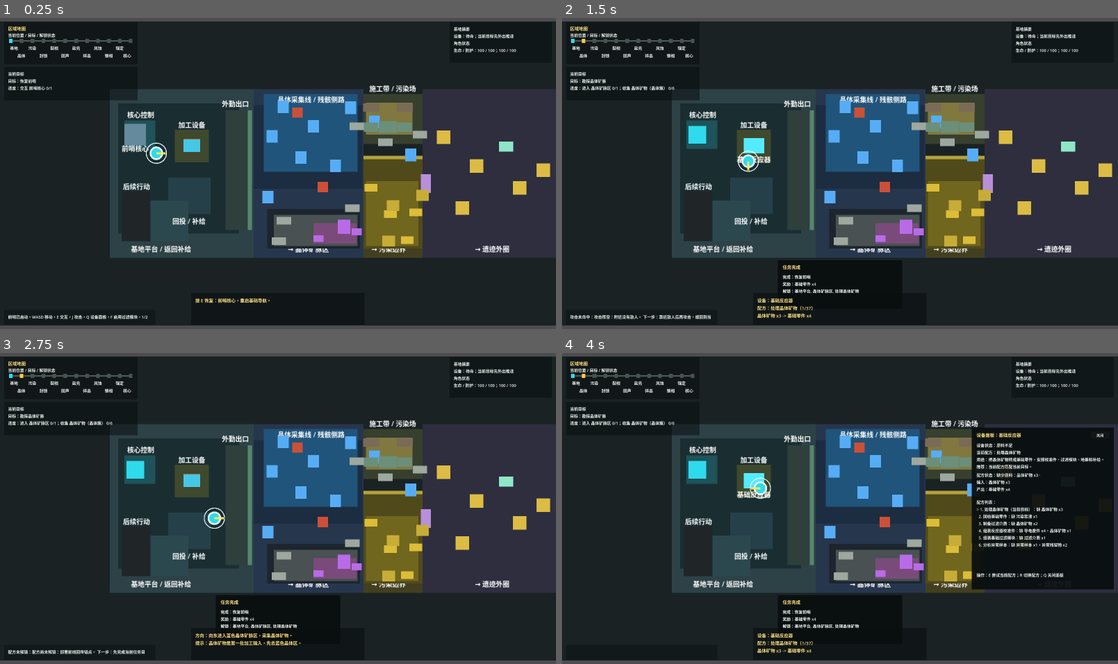
Above: before the commit, frames 1-4 (two rows, left to right).
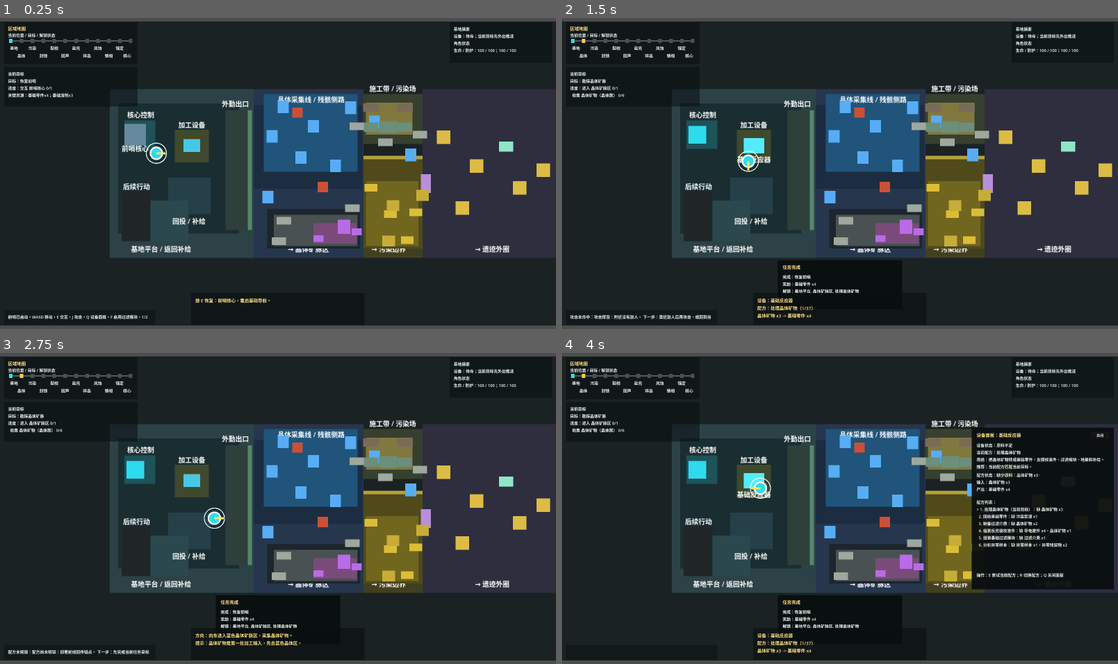
Above: after the commit, the same moments.

Repository: laugh0608/RadishCatalyst
Game: Godot game, scene res://scenes/boot/Boot.tscn
The game is run twice, just before and just after one commit, with the same random seed, the same clock (stepped at 60 frames per second) and the same inputs.
Inputs (mouse positions are in pixels of both pictures, inside the frame that each line leads up to):
- Up to frame 1 (0.25 s): no input
- Up to frame 2 (1.5 s): tap Enter at 0.5 s; move the mouse to (962, 157) at 0.52 s; hold D (move_right) 0.53-1.28 s; tap E (interact) at 0.6 s; click (962, 157) at 0.67 s; move the mouse to (728, 189) at 1.27 s; hold S (move_down) from 1.28 s (still down); tap J (attack) at 1.35 s
- Up to frame 3 (2.75 s): tap E (interact) at 1.55, 2.3 s; move the mouse to (333, 440) at 2.02 s; release S (move_down) at 2.03 s; hold D (move_right) from 2.03 s (still down); hold R (cycle_recipe) from 2.03 s (still down)
- Up to frame 4 (4 s): move the mouse to (812, 570) at 2.77 s; release D (move_right) at 2.78 s; release R (cycle_recipe) at 2.78 s; hold W (move_up) 2.78-3.53 s; tap E (interact) at 2.85, 3.8 s; click (812, 570) at 2.92 s; move the mouse to (1006, 555) at 3.52 s; hold A (move_left) from 3.53 s (still down); tap Q (toggle_device_panel) at 3.6 s

The runs differ from the first frame. In frame 1, 0.2% of the frame differs, in the area x 1-25%, y 24-29%; in frame 2, 0.2%; in frame 3, 0.2%, in the area x 1-27%, y 21-97%; in frame 4, 0.2%.

Commit message:
fix: 收束 HUD 与设备加工读法

Diff:
--- a/client/scripts/checks/device_panel_readability_check.gd
+++ b/client/scripts/checks/device_panel_readability_check.gd
@@ -133,4 +133,25 @@
 	host._expect_text_contains(status, "进度：0 / 6 秒", "active panel shows progress")
 	host._expect_text_contains(status, "下一步：等待设备完成", "active panel shows wait step")
 	host._expect_text_contains(status, "完成后：基础零件已补足", "active panel shows completion followup")
+	var recipes := String(panel_texts.get("recipes", ""))
+	host._expect_text_contains(
+		recipes,
+		"1. 处理晶体矿物：加工中 0 / 6 秒",
+		"active panel recipe list shows progress only on running recipe"
+	)
+	host._expect_text_contains(
+		recipes,
+		"> 2. 组装反应器校准件：设备忙碌",
+		"active panel recipe list marks selected non-running recipe as busy"
+	)
+	host._expect_text_missing(
+		recipes,
+		"组装反应器校准件：加工中",
+		"active panel recipe list does not copy progress to inactive recipe"
+	)
+	host._expect_text_contains(
+		String(panel_texts.get("operations", "")),
+		"E 等待加工完成",
+		"active panel operation points to waiting"
+	)
 	reactor.free()
--- a/client/scripts/checks/interaction_feedback_prompt_check.gd
+++ b/client/scripts/checks/interaction_feedback_prompt_check.gd
@@ -110,7 +110,12 @@
 		"去向：基础零件 x4",
 		"processing start log destination"
 	)
-	host._expect_text_contains(started_log, "下一步：等待设备完成", "processing start log next step")
+	host._expect_text_contains(started_log, "下一步：Q 设备面板查看进度", "processing start log next step")
+	host._expect_equal(
+		started_log.find("下一步：") < started_log.find("去向："),
+		true,
+		"processing start log shows next step before destination"
+	)
 	host._expect_equal(started_log.length() <= 96, true, "processing start log stays short")
 
 	var reactor := PrototypeInteractable.new()
@@ -122,6 +127,7 @@
 	var in_progress_prompt := formatter.format_processing_prompt(reactor, device_character, device_world)
 	host._expect_text_contains(in_progress_prompt, "配方：处理晶体矿物（1/2）", "processing prompt names active recipe")
 	host._expect_text_contains(in_progress_prompt, "状态：加工中：处理晶体矿物", "processing prompt active status")
+	host._expect_text_contains(in_progress_prompt, "进度：[", "processing prompt shows progress bar")
 	host._expect_text_contains(in_progress_prompt, "下一步：等待设备完成", "processing prompt wait step")
 
 	var completed_results := processing.advance_processing(6.0, device_character, device_world)
--- a/client/scripts/checks/vertical_slice_flow_check.gd
+++ b/client/scripts/checks/vertical_slice_flow_check.gd
@@ -489,6 +489,16 @@
 	filter_craft_world.quest_state.active_quest_ids = ["quest.refine_selvedge_strip"]
 	var filter_craft_status_text := presenter.format_status_text(data_registry, filter_craft_world, status_character)
 	_expect_text_contains(filter_craft_status_text, "制造 锁相框架肋（污染过滤器） 0/1", "status shows filter craft source")
+	var processing_world := WorldState.create_default()
+	var processing_character := CharacterState.create_default()
+	var processing := ProcessingSystem.new(data_registry)
+	processing_world.quest_state.unlock_effect("recipe.process_crystal_ore")
+	processing_character.inventory.add_item("item.crystal_ore", 3)
+	processing.process_recipe("recipe.process_crystal_ore", processing_character, processing_world)
+	processing.advance_processing(2.0, processing_character, processing_world)
+	var processing_vitals_text := presenter.format_vitals_text(data_registry, processing_world, processing_character)
+	_expect_text_contains(processing_vitals_text, "进度：[", "vitals summary shows processing progress bar")
+	_expect_text_contains(processing_vitals_text, "Q 设备面板", "vitals summary points to device panel")
 func _check_region_presence_bounds() -> void:
 	var map := VerticalSliceMap.new()
 	_expect_equal(
--- a/client/scripts/ui/hud_device_panel_presenter.gd
+++ b/client/scripts/ui/hud_device_panel_presenter.gd
@@ -94,9 +94,19 @@
 
 	var rows: Array[String] = ["配方列表："]
 	var current_recipe_id := interactable.get_current_recipe_id()
+	var current_status := processing_system.get_recipe_status(current_recipe_id, character_state, world_state)
+	var active_recipe_id := String(current_status.get("active_recipe_id", ""))
 	for recipe_index in range(recipe_ids.size()):
 		var recipe_id := String(recipe_ids[recipe_index])
-		var status := processing_system.get_recipe_status(recipe_id, character_state, world_state)
+		var recipe_state := ""
+		if active_recipe_id.is_empty():
+			recipe_state = _format_device_recipe_state(
+				processing_system.get_recipe_status(recipe_id, character_state, world_state)
+			)
+		elif recipe_id == active_recipe_id:
+			recipe_state = _format_device_recipe_state(current_status)
+		else:
+			recipe_state = "设备忙碌"
 		var marker := "  "
 		if recipe_id == current_recipe_id:
 			marker = "> "
@@ -108,12 +118,15 @@
 			recipe_index + 1,
 			_get_display_name(data_registry, recipe_id),
 			recommendation_tag,
-			_format_device_recipe_state(status)
+			recipe_state
 		])
 	return "\n".join(rows)
 
 
 func _format_device_recipe_state(status: Dictionary) -> String:
+	var progress := String(status.get("progress", ""))
+	if not progress.is_empty():
+		return "加工中 %s" % progress
 	if bool(status.get("can_process", false)):
 		return "可加工"
 	var missing_inputs: Array = status.get("missing_inputs", [])
@@ -165,7 +178,9 @@
 
 func _format_device_operations(interactable: PrototypeInteractable, status: Dictionary) -> String:
 	var operations: Array[String] = []
-	if bool(status.get("can_process", false)):
+	if not String(status.get("progress", "")).is_empty():
+		operations.append("E 等待加工完成")
+	elif bool(status.get("can_process", false)):
 		operations.append("E 启动当前配方")
 	else:
 		operations.append("E 尝试当前配方")
--- a/client/scripts/ui/hud_log_presenter.gd
+++ b/client/scripts/ui/hud_log_presenter.gd
@@ -28,8 +28,8 @@
 	var title := String(feedback.get("title", "操作完成"))
 	var details: Array[String] = []
 	_append_log_detail(details, "状态", _compact_status(String(feedback.get("status", ""))))
+	_append_log_detail(details, "下一步", _compact_next_step(String(feedback.get("next_step", ""))))
 	_append_log_detail(details, "去向", _compact_destination(String(feedback.get("destination", ""))))
-	_append_log_detail(details, "下一步", _compact_next_step(String(feedback.get("next_step", ""))))
 	if details.is_empty():
 		return title
 	return "%s；%s" % [title, "；".join(details)]
@@ -104,7 +104,10 @@
 
 
 func _compact_status(text: String) -> String:
-	return text.strip_edges().trim_suffix("。")
+	var compact := text.strip_edges().trim_suffix("。")
+	compact = compact.replace("，预计 ", " ")
+	compact = compact.replace(" 秒完成", " 秒")
+	return compact
 
 
 func _compact_destination(text: String) -> String:
@@ -125,13 +128,15 @@
 	var compact := text.strip_edges().trim_suffix("。")
 	if compact.is_empty():
 		return ""
+	if compact.find("等待设备完成") >= 0:
+		return "Q 设备面板查看进度"
 	var semicolon_index := compact.find("；")
 	if semicolon_index >= 0:
 		compact = compact.substr(0, semicolon_index)
 	var sentence_index := compact.find("。")
 	if sentence_index >= 0:
 		compact = compact.substr(0, sentence_index)
-	compact = compact.replace("按 Q 打开设备面板", "Q 看面板")
+	compact = compact.replace("按 Q 打开设备面板", "Q 设备面板")
 	return _shorten_text(compact, 36)
 
 
--- a/client/scripts/ui/hud_status_presenter.gd
+++ b/client/scripts/ui/hud_status_presenter.gd
@@ -108,7 +108,7 @@
 	var active_quest_id := _get_active_quest_id(world_state)
 	return "\n".join(
 		["当前目标"]
-		+ _format_objective_lines(data_registry, world_state, active_quest_id)
+		+ _format_objective_lines(data_registry, world_state, active_quest_id, true)
 		+ _format_key_resource_lines(data_registry, world_state, character_state, active_quest_id)
 	)
 
@@ -168,12 +168,22 @@
 func _format_objective_lines(
 	data_registry: DataRegistry,
 	world_state: WorldState,
-	active_quest_id: String
+	active_quest_id: String,
+	compact: bool = false
 ) -> Array[String]:
-	return [
-		"目标：%s" % _format_goal_name(data_registry, world_state, active_quest_id),
-		"进度：%s" % _format_active_quest_progress(data_registry, world_state, active_quest_id)
-	]
+	var lines: Array[String] = ["目标：%s" % _format_goal_name(data_registry, world_state, active_quest_id)]
+	if not compact:
+		lines.append("进度：%s" % _format_active_quest_progress(data_registry, world_state, active_quest_id))
+		return lines
+
+	var progress_lines := _format_active_quest_progress_lines(data_registry, world_state, active_quest_id)
+	if progress_lines.is_empty():
+		lines.append("进度：无")
+		return lines
+	for index in range(progress_lines.size()):
+		var prefix := "进度：" if index == 0 else "  "
+		lines.append("%s%s" % [prefix, progress_lines[index]])
+	return lines
 
 
 func _format_character_lines(
@@ -216,7 +226,7 @@
 ) -> Array[String]:
 	var active_structure_summary := _format_active_base_structure(data_registry, world_state)
 	if not active_structure_summary.is_empty():
-		return [active_structure_summary]
+		return active_structure_summary
 
 	var active_quest := data_registry.get_definition(active_quest_id)
 	if not active_quest.is_empty():
@@ -439,7 +449,7 @@
 	return float(inventory.items.get(definition_id, 0))
 
 
-func _format_active_base_structure(data_registry: DataRegistry, world_state: WorldState) -> String:
+func _format_active_base_structure(data_registry: DataRegistry, world_state: WorldState) -> Array[String]:
 	for structure in world_state.base_structures.values():
 		if not structure is Dictionary:
 			continue
@@ -447,8 +457,21 @@
 			continue
 		var recipe_id := String(structure.get("active_recipe_id", ""))
 		var structure_name := _get_display_name(data_registry, String(structure.get("definition_id", "")))
-		return "设备：%s加工中 -> %s" % [structure_name, _get_display_name(data_registry, recipe_id)]
-	return ""
+		var recipe := data_registry.get_definition(recipe_id)
+		var duration := _get_recipe_duration(recipe)
+		var progress_seconds := clampf(float(structure.get("progress_seconds", 0.0)), 0.0, duration)
+		var recipe_name := _get_display_name(data_registry, recipe_id)
+		if recipe_name.is_empty():
+			recipe_name = "当前配方"
+		return [
+			"设备：%s -> %s" % [structure_name, recipe_name],
+			"进度：%s %s/%s 秒；Q 设备面板" % [
+				_format_progress_bar(progress_seconds, duration),
+				_format_amount(progress_seconds),
+				_format_amount(duration)
+			]
+		]
+	return []
 
 
 func _format_current_craft_summary(
@@ -779,6 +802,39 @@
 	return "；".join(parts)
 
 
+func _format_active_quest_progress_lines(
+	data_registry: DataRegistry,
+	world_state: WorldState,
+	quest_id: String
+) -> Array[String]:
+	var quest := data_registry.get_definition(quest_id)
+	if quest.is_empty():
+		var fallback_progress := _format_active_quest_progress(data_registry, world_state, quest_id)
+		if fallback_progress == "无":
+			return []
+		return [_shorten_visible_text(fallback_progress, 42)]
+
+	var lines: Array[String] = []
+	for objective in quest.get("objectives", []):
+		if not objective is Dictionary:
+			continue
+
+		var objective_type := String(objective.get("type", ""))
+		var target_id := String(objective.get("target_id", ""))
+		var required_amount := float(objective.get("amount", 1.0))
+		var current_amount := minf(
+			world_state.quest_state.get_objective_progress(quest_id, objective_type, target_id),
+			required_amount
+		)
+		lines.append(_shorten_visible_text("%s%s %s/%s" % [
+			_get_objective_verb(objective_type),
+			_format_objective_target_name(data_registry, quest_id, objective_type, target_id, true),
+			_format_amount(current_amount),
+			_format_amount(required_amount)
+		], 42))
+	return lines
+
+
 func _get_objective_verb(objective_type: String) -> String:
 	match objective_type:
 		"interact":
@@ -809,12 +865,15 @@
 	data_registry: DataRegistry,
 	quest_id: String,
 	objective_type: String,
-	target_id: String
+	target_id: String,
+	compact: bool = false
 ) -> String:
 	var target_name := _get_display_name(data_registry, target_id)
 	var source_hint := _get_objective_source_hint(quest_id, objective_type, target_id)
 	if source_hint.is_empty():
 		return target_name
+	if compact:
+		source_hint = _compact_source_hint(source_hint)
 	return "%s（%s）" % [target_name, source_hint]
 
 
@@ -830,6 +889,51 @@
 	if is_equal_approx(amount, roundf(amount)):
 		return str(int(amount))
 	return "%.1f" % amount
+
+
+func _compact_source_hint(source_hint: String) -> String:
+	match source_hint:
+		"基础反应器":
+			return "反应器"
+		"污染过滤器":
+			return "过滤器"
+		"异常残留点":
+			return "残留点"
+		_:
+			return source_hint
+
+
+func _format_progress_bar(current: float, total: float) -> String:
+	var segment_count := 10
+	var ratio := 0.0
+	if total > 0.0:
+		ratio = clampf(current / total, 0.0, 1.0)
+	var filled_count := mini(segment_count, maxi(0, int(floor(ratio * float(segment_count)))))
+	if ratio > 0.0 and filled_count == 0:
+		filled_count = 1
+	return "[%s%s]" % [
+		_repeat_text("#", filled_count),
+		_repeat_text("-", segment_count - filled_count)
+	]
+
+
+func _get_recipe_duration(recipe: Dictionary) -> float:
+	if recipe.is_empty():
+		return 0.1
+	return maxf(0.1, float(recipe.get("duration", 0.1)))
+
+
+func _repeat_text(text: String, count: int) -> String:
+	var parts: Array[String] = []
+	for _index in range(maxi(0, count)):
+		parts.append(text)
+	return "".join(parts)
+
+
+func _shorten_visible_text(text: String, max_length: int) -> String:
+	if text.length() <= max_length:
+		return text
+	return "%s..." % text.substr(0, maxi(0, max_length - 3))
 
 
 func _get_display_name(data_registry: DataRegistry, definition_id: String) -> String:
--- a/client/scripts/ui/interaction_prompt_formatter.gd
+++ b/client/scripts/ui/interaction_prompt_formatter.gd
@@ -180,7 +180,11 @@
 	var status_line := "状态：%s" % String(status.get("message", ""))
 	var progress := String(status.get("progress", ""))
 	if not progress.is_empty():
-		status_line = "%s；%s" % [status_line, progress]
+		status_line = "%s；进度：%s %s" % [
+			status_line,
+			_format_progress_bar(float(status.get("progress_ratio", 0.0))),
+			progress
+		]
 		var processing_next_step := String(status.get("next_step", ""))
 		if not processing_next_step.is_empty():
 			status_line = "%s；下一步：%s" % [status_line, processing_next_step]
@@ -240,6 +244,24 @@
 	if message.find("加工中") >= 0:
 		return "等待设备完成；靠近设备查看进度，按 Q 打开设备面板。"
 	return ""
+
+
+func _format_progress_bar(ratio: float) -> String:
+	var segment_count := 10
+	var filled_count := mini(segment_count, maxi(0, int(floor(clampf(ratio, 0.0, 1.0) * float(segment_count)))))
+	if ratio > 0.0 and filled_count == 0:
+		filled_count = 1
+	return "[%s%s]" % [
+		_repeat_text("#", filled_count),
+		_repeat_text("-", segment_count - filled_count)
+	]
+
+
+func _repeat_text(text: String, count: int) -> String:
+	var parts: Array[String] = []
+	for _index in range(maxi(0, count)):
+		parts.append(text)
+	return "".join(parts)
 
 
 func format_build_prompt(
--- a/client/scripts/ui/prototype_hud.gd
+++ b/client/scripts/ui/prototype_hud.gd
@@ -731,7 +731,7 @@
 	var map_width := clampf(viewport_size.x * 0.24, 500.0, 620.0)
 	var map_height := 190.0
 	var objective_width := map_width
-	var objective_height := 150.0
+	var objective_height := 178.0
 	var vitals_width := clampf(viewport_size.x * 0.20, 380.0, 460.0)
 	var vitals_height := 184.0
 	var prompt_width := clampf(viewport_size.x * 0.32, 620.0, 780.0)
@@ -896,7 +896,7 @@
 func _prepare_wrapped_label(label: Label) -> void:
 	if label == null:
 		return
-	label.autowrap_mode = TextServer.AUTOWRAP_WORD_SMART
+	label.autowrap_mode = TextServer.AUTOWRAP_ARBITRARY
 	label.clip_text = true
 
 
